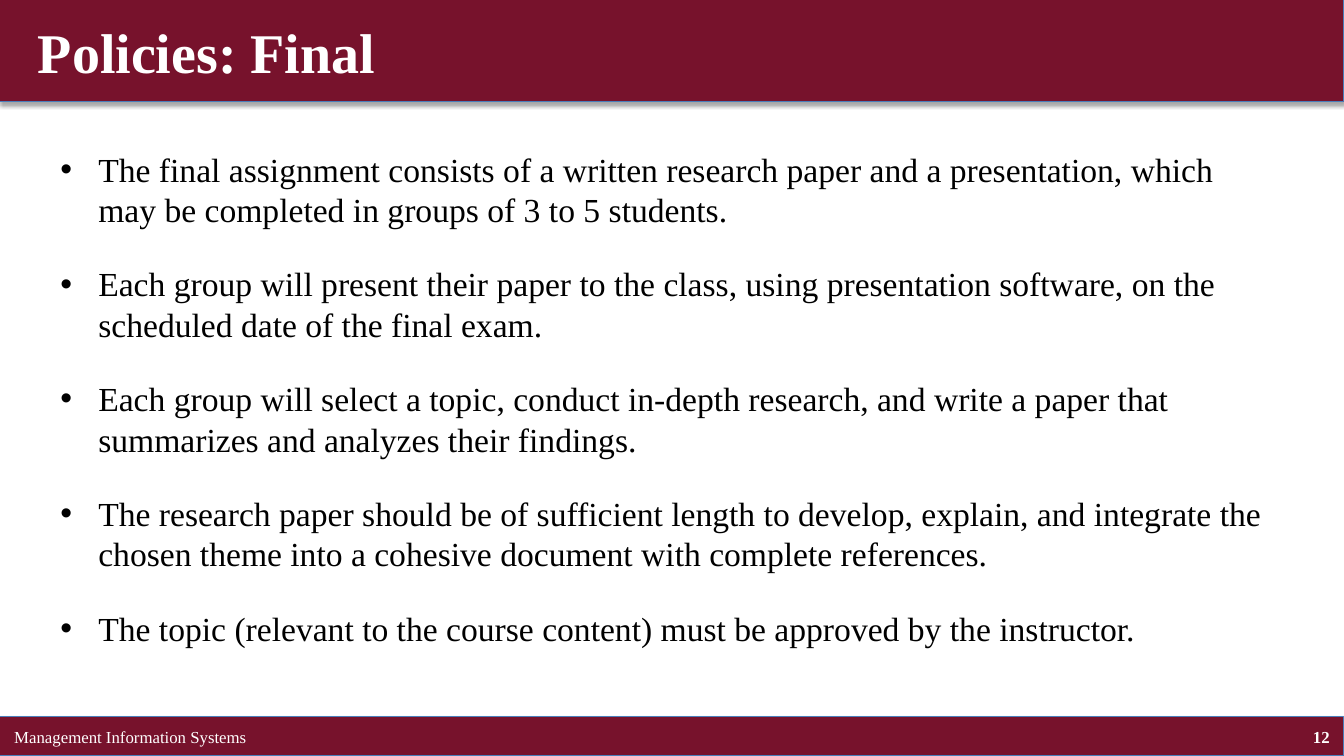
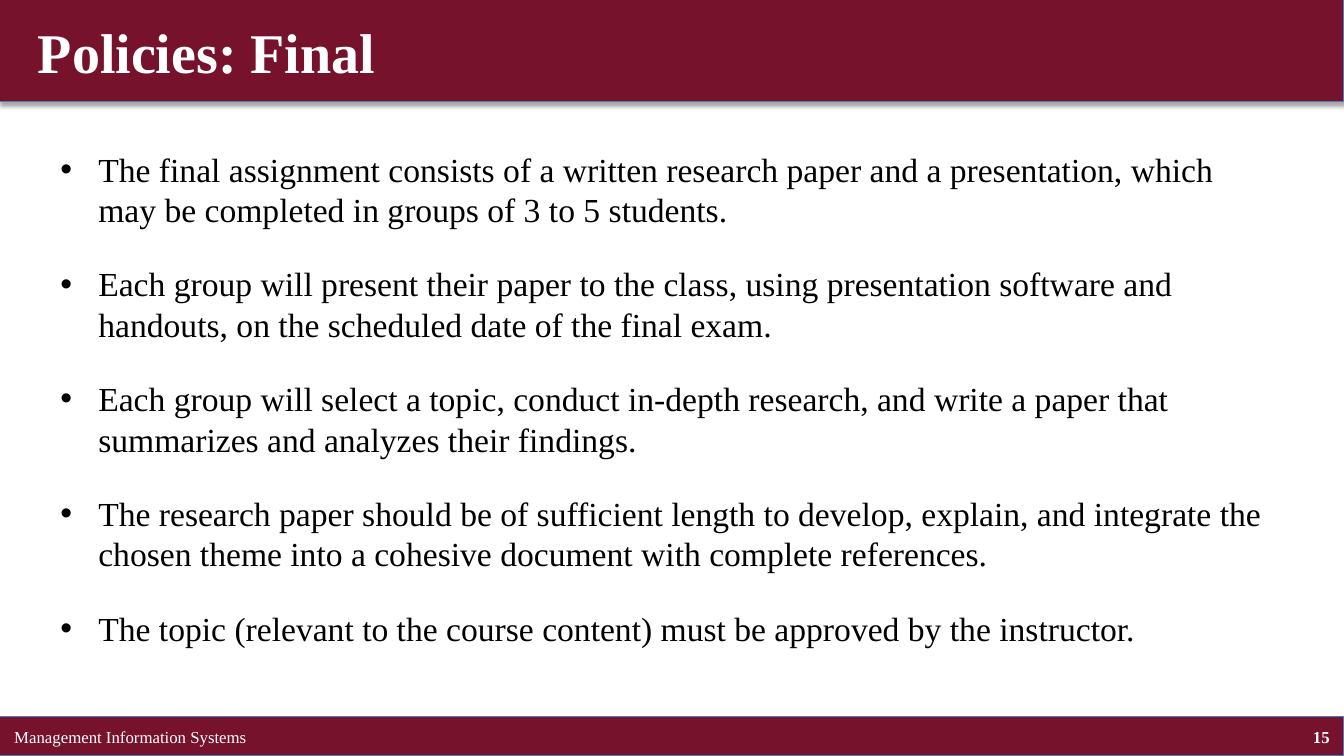
Before and after one commit to brianhwpark/brianhwpark.github.io, a slide deck: slide 15 of files/teaching-resources/concordiacollege-busn-315/busn-315-lecture-note/busn315-ch00.pptx (slide 12 before the commit). Drawn at 1344x756 pixels with LibreOffice and Linux fonts; fonts in the diff are those of the drawing. Boxes give left, top, right and bottom in pixels: in the first picture for what was removed or moved away, otherwise in the second. Text is boxed around its words. In the diff, an @@ line names an element or a change of style, - is before the commit and + after.

```diff
--- a/files/teaching-resources/concordiacollege-busn-315/busn-315-lecture-note/busn315-ch00.pptx
+++ b/files/teaching-resources/concordiacollege-busn-315/busn-315-lecture-note/busn315-ch00.pptx
@@ text at [98,272,1172,342]: text changed @@
-• Each group will present their paper to the class, using presentation software, on the scheduled date of the final exam.
+• Each group will present their paper to the class, using presentation software and handouts, on the scheduled date of the final exam.
@@ page number at [1313,732,1330,743]: text changed @@
-12
+15
```
Also in this commit, not shown: 8 other slides changed, 7 slides added, 10 other files.
